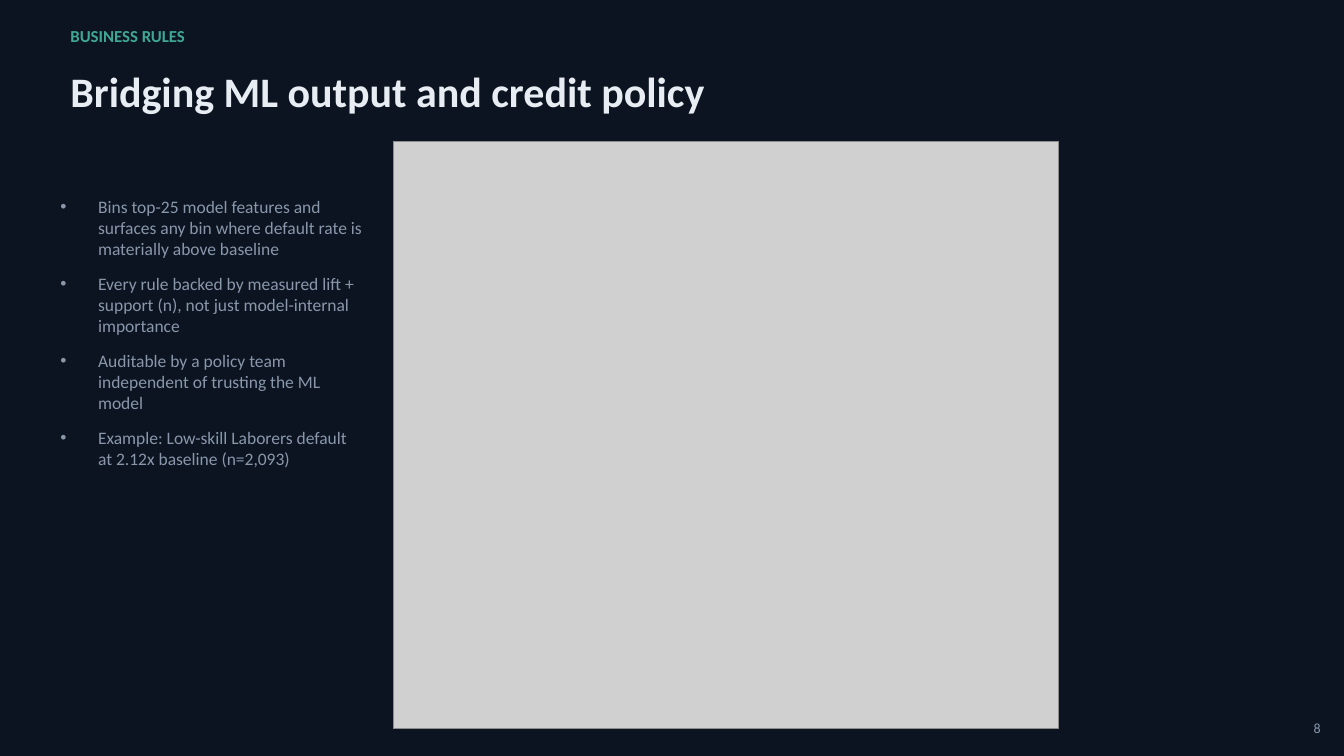
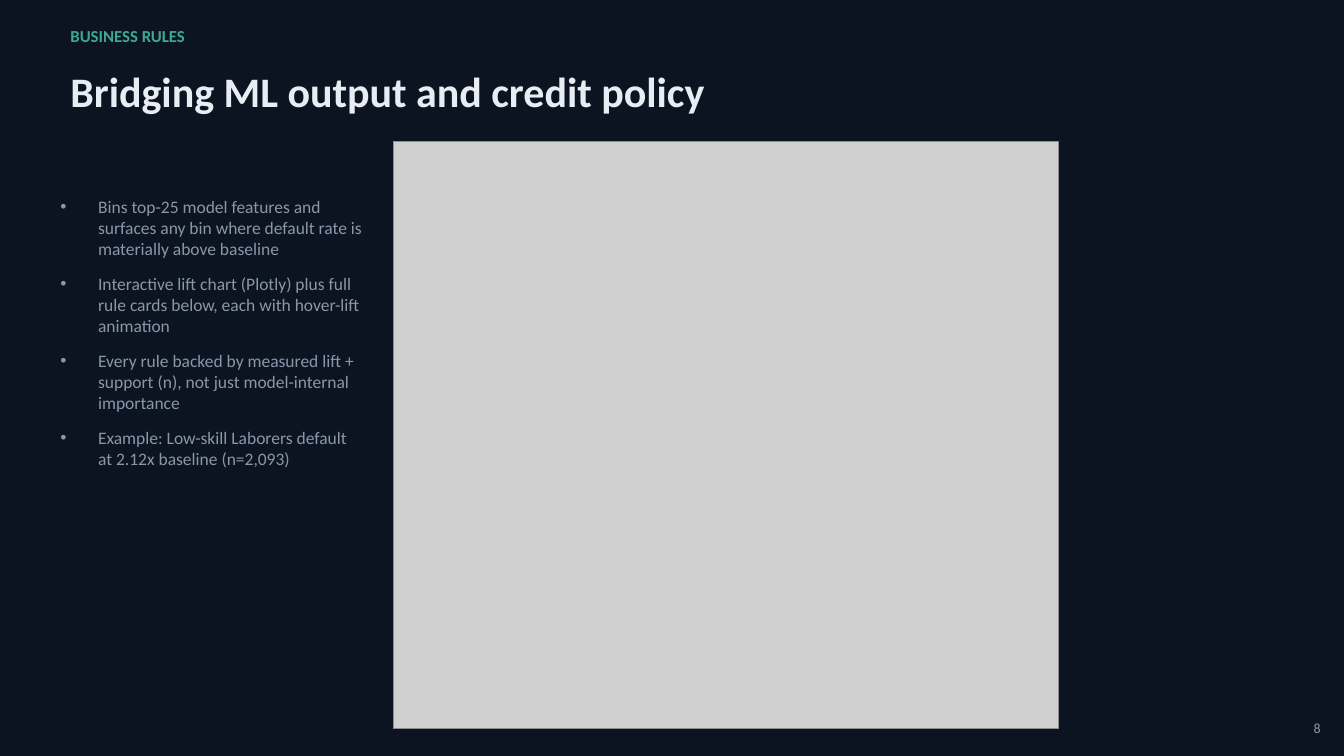
Before and after one commit to malavika-krishna24/credit-risk-platform, a slide deck: slide 8 of documents/Credit_Risk_Platform_Presentation.pptx. Drawn at 1344x756 pixels with LibreOffice and Linux fonts; fonts in the diff are those of the drawing; grey boxes stand for pictures. Boxes give left, top, right and bottom in pixels: in the first picture for what was removed or moved away, otherwise in the second. Text is boxed around its words. In the diff, an @@ line names an element or a change of style, - is before the commit and + after.

```diff
--- a/documents/Credit_Risk_Platform_Presentation.pptx
+++ b/documents/Credit_Risk_Platform_Presentation.pptx
@@ text at (98, 277, 359, 332): paragraph added @@
+• Interactive lift chart (Plotly) plus full rule cards below, each with hover-lift animation
@@ text at (98, 355, 320, 409): paragraph removed @@
-• Auditable by a policy team independent of trusting the ML model
```
Also in this commit, not shown: 2 other slides changed, 9 other files.
